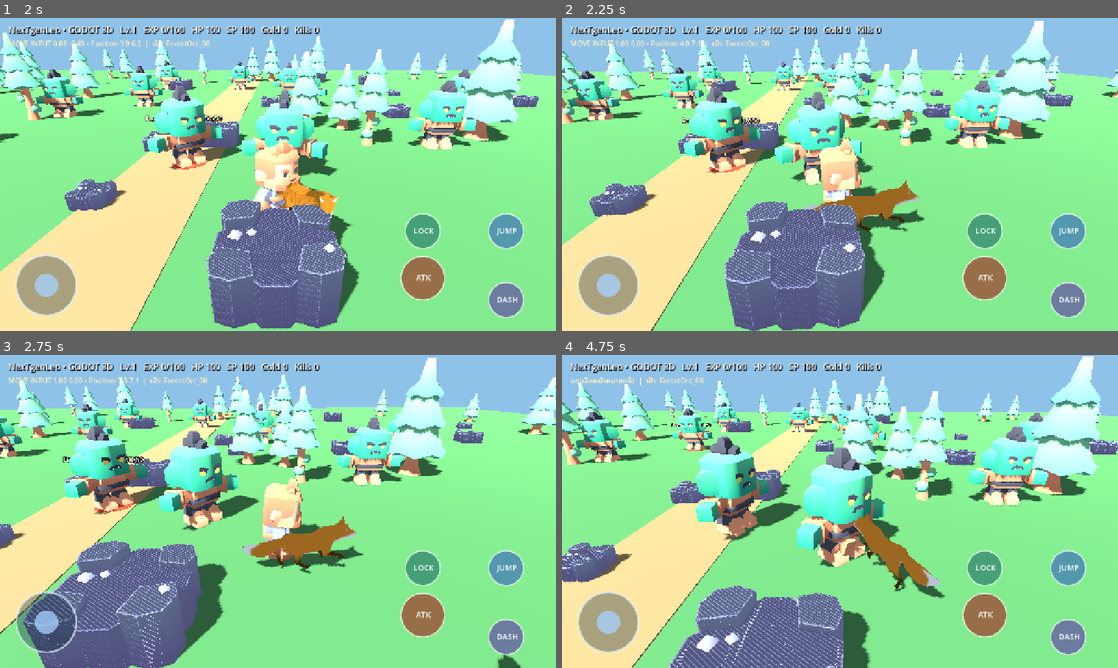
Above: before the commit, frames 1-4 (two rows, left to right).
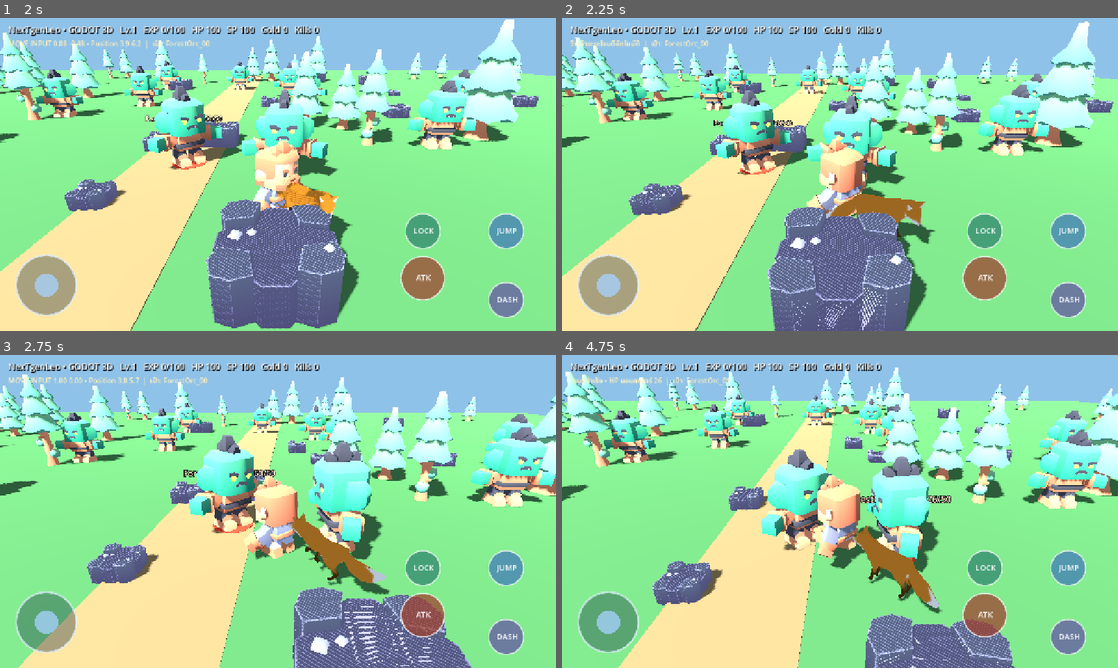
Above: after the commit, the same moments.

Repository: redfullmoon209-debug/NexTgenLeo
Game: Godot game, scene res://godot_src/main.tscn
The game is run twice, just before and just after one commit, with the same random seed, the same clock (stepped at 60 frames per second) and the same inputs.
Inputs (mouse positions are in pixels of both pictures, inside the frame that each line leads up to):
- Up to frame 1 (2 s): tap Enter at 0.5 s; move the mouse to (400, 158) at 0.52 s; hold D (leo_right) 0.53-1.25 s; hold F (leo_attack, bound only after the commit) 0.53-1.25 s; click (400, 158) at 0.67 s; tap Space at 0.77 s; tap Tab (leo_lock, bound only after the commit) at 0.8 s; drag from (166, 190) to (250, 237) at 1.27 s
- Up to frame 2 (2.25 s): move the mouse to (895, 105) at 2.02 s; hold D (leo_right) from 2.03 s (still down); tap Enter at 2.1 s
- Up to frame 3 (2.75 s): keep holding D (leo_right); tap Keypad Enter at 2.3 s
- Up to frame 4 (4.75 s): release D (leo_right) at 2.75 s; drag from (812, 574) to (673, 464) at 2.77 s; move the mouse to (1006, 558) at 3.52 s; hold A (leo_left) 3.53-4.25 s; hold F (leo_attack, bound only after the commit) 3.53-4.25 s; tap Space at 3.77 s; tap Tab (leo_lock, bound only after the commit) at 3.8 s; drag from (673, 464) to (756, 433) at 4.27 s

Frame 1 is identical in both runs. In frame 2, 43% of the frame differs, in the area x 0-100%, y 0-100%; in frame 3, 57%; in frame 4, 60%.

Commit message:
Make PC attack work via physical F, Enter fallback and action polling; show attack feedback

Diff:
--- a/godot_src/main.gd
+++ b/godot_src/main.gd
@@ -46,6 +46,8 @@
 var mouse_joystick := false
 var mouse_joystick_origin := Vector2.ZERO
 var input_debug_timer := 0.0
+var pc_attack_was_down := false
+var pc_lock_was_down := false
 var look_id := -1
 var last_look := Vector2.ZERO
 var touches: Dictionary = {}
@@ -74,6 +76,8 @@
         "leo_forward": [KEY_W, KEY_UP],
         "leo_back": [KEY_S, KEY_DOWN]
     }
+    bindings["leo_attack"] = [KEY_F, KEY_ENTER, KEY_KP_ENTER]
+    bindings["leo_lock"] = [KEY_TAB]
     for action_name in bindings:
         if not InputMap.has_action(action_name):
             InputMap.add_action(action_name)
@@ -406,6 +410,15 @@
     return (axis + joystick_axis).limit_length(1.0)
 
 func _physics_process(delta: float) -> void:
+    # Poll keyboard actions as well as events: web and non-English layouts can differ.
+    var attack_down := Input.is_action_pressed("leo_attack") or Input.is_physical_key_pressed(KEY_F) or Input.is_key_pressed(KEY_F)
+    if attack_down and not pc_attack_was_down:
+        _attack()
+    pc_attack_was_down = attack_down
+    var lock_down := Input.is_action_pressed("leo_lock") or Input.is_physical_key_pressed(KEY_TAB)
+    if lock_down and not pc_lock_was_down:
+        _select_nearest()
+    pc_lock_was_down = lock_down
     attack_timer = maxf(0.0, attack_timer - delta)
     attack_lock = maxf(0.0, attack_lock - delta)
     dash_timer = maxf(0.0, dash_timer - delta)
@@ -530,9 +543,10 @@
 func _attack() -> void:
     if target == null or not is_instance_valid(target) or not target.visible:
         auto_attack = false
-        _set_status("ต้องล็อกเป้าหมายก่อนโจมตี (Tab)")
+        _set_status("ATK รับคำสั่งแล้ว แต่ต้องล็อกเป้าหมายก่อน (Tab)")
         return
     auto_attack = true
+    _set_status("ATK รับคำสั่ง • กำลังเข้าหา %s" % target.name)
     if player.position.distance_to(target.position) > 2.8:
         _set_status("วิ่งเข้าระยะโจมตีอัตโนมัติ")
         return
@@ -588,10 +602,13 @@
             return
         # Physical keys keep PC controls working when the OS keyboard layout is Thai.
         var action_code: int = event.physical_keycode if event.physical_keycode != 0 else event.keycode
+        if event.keycode == KEY_F or event.physical_keycode == KEY_F or event.unicode == 102 or event.unicode == 70:
+            _attack()
+            return
         match action_code:
             KEY_TAB:
                 _select_nearest()
-            KEY_F:
+            KEY_F, KEY_ENTER, KEY_KP_ENTER:
                 _attack()
             KEY_SPACE:
                 _jump()
